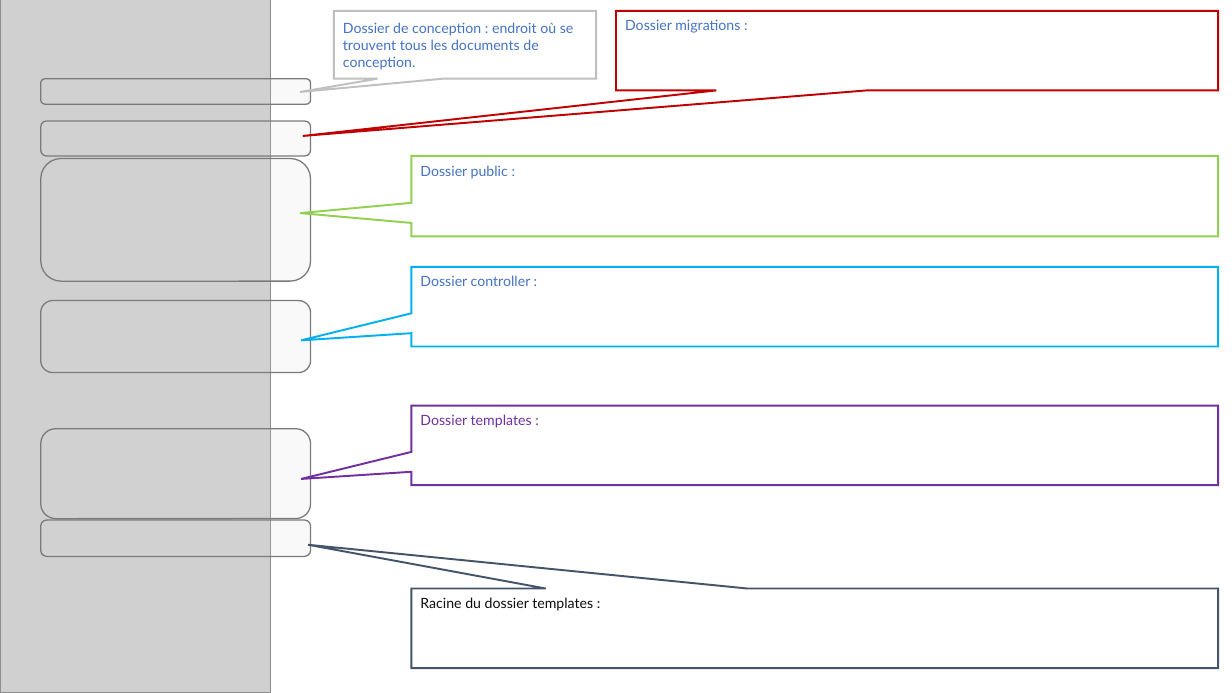
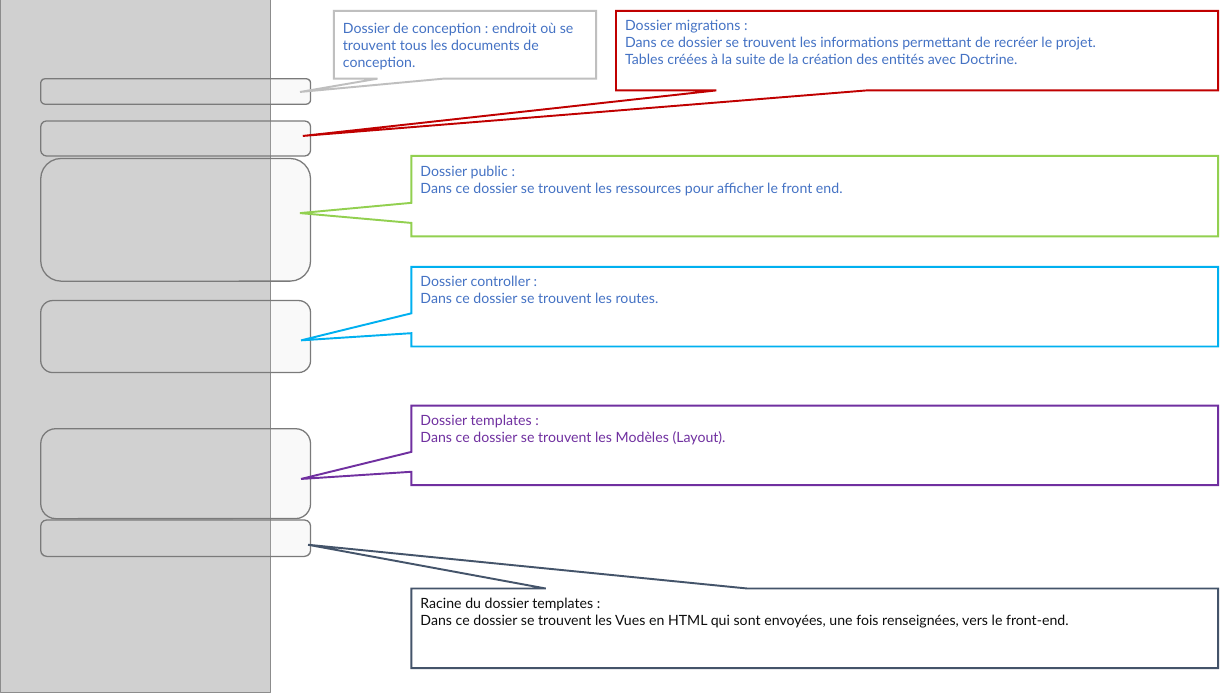
Before and after one commit to antoine-baptista/rec01-fanzine-de-breizh, a slide deck: slide 1 of conception/Arborescence/Résumé_arborescence.pptx. Drawn at 1232x693 pixels with LibreOffice and Linux fonts; fonts in the diff are those of the drawing; grey boxes stand for pictures. Boxes give left, top, right and bottom in pixels: in the first picture for what was removed or moved away, otherwise in the second. Text is boxed around its words. In the diff, an @@ line names an element or a change of style, - is before the commit and + after.

```diff
--- a/conception/Arborescence/Résumé_arborescence.pptx
+++ b/conception/Arborescence/Résumé_arborescence.pptx
@@ text in speech box at (x1=625, y1=36, x2=1096, y2=64): paragraphs added @@
+Dans ce dossier se trouvent les informations permettant de recréer le projet.
+Tables créées à la suite de la création des entités avec Doctrine.
@@ text in speech box at (x1=420, y1=182, x2=843, y2=196): paragraph added @@
+Dans ce dossier se trouvent les ressources pour afficher le front end.
@@ text in speech box at (x1=420, y1=292, x2=659, y2=303): paragraph added @@
+Dans ce dossier se trouvent les routes.
@@ text in speech box at (x1=420, y1=431, x2=726, y2=445): paragraph added @@
+Dans ce dossier se trouvent les Modèles (Layout).
@@ text in speech box at (x1=420, y1=614, x2=1069, y2=628): paragraph added @@
+Dans ce dossier se trouvent les Vues en HTML qui sont envoyées, une fois renseignées, vers le front-end.
```
Also in this commit, not shown: 5 other files.
